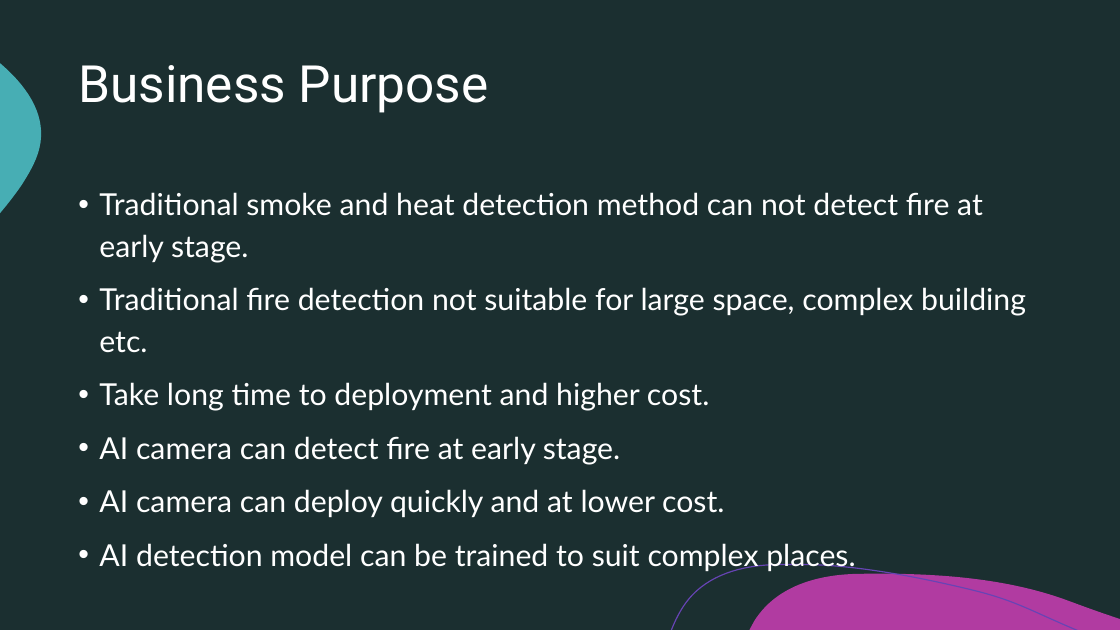
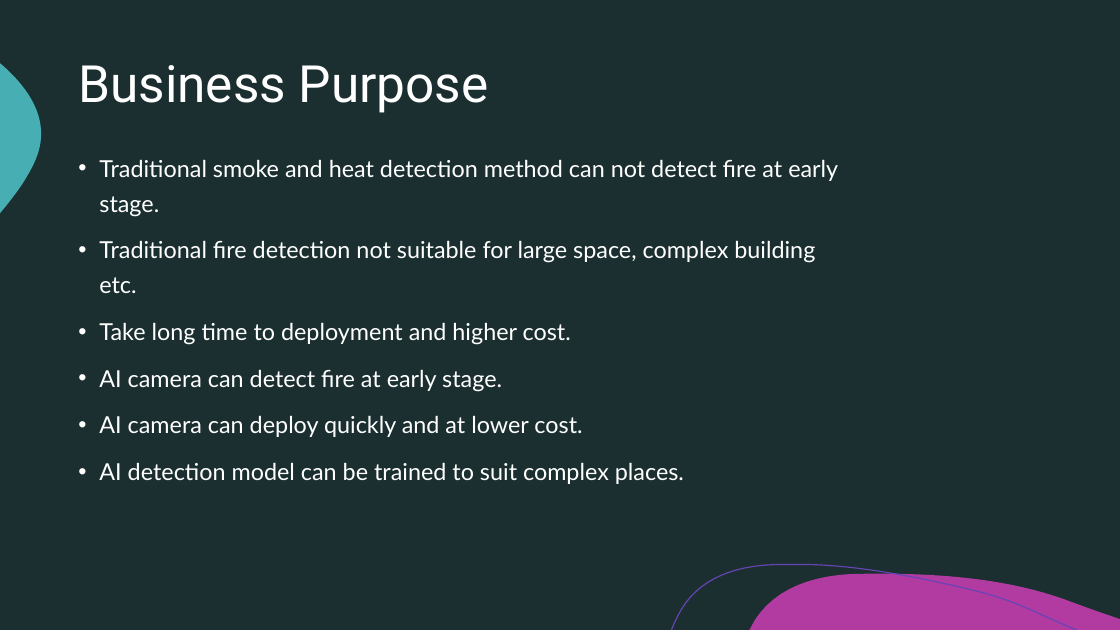
Before and after one commit to xmjcc/capstone, a slide deck: slide 2 of doc/capstonefinalpresentation.pptx. Drawn at 1120x630 pixels with LibreOffice and Linux fonts; fonts in the diff are those of the drawing. Boxes give left, top, right and bottom in pixels: in the first picture for what was removed or moved away, otherwise in the second. Text is boxed around its words. In the diff, an @@ line names an element or a change of style, - is before the commit and + after.

```diff
--- a/doc/capstonefinalpresentation.pptx
+++ b/doc/capstonefinalpresentation.pptx
@@ text "Traditional smoke and heat detection ...": place and size @@
-text "Traditional smoke and heat detection ..." at box(99, 192, 1026, 567)
+text "Traditional smoke and heat detection ..." at box(99, 159, 838, 484)
@@ text "Traditional smoke and heat detection ..." at box(99, 159, 838, 484): size 25.9 to 20 pt; line spacing 1.15 to 1.25 @@
```
Also in this commit, not shown: 5 other slides changed, 2 other files.
